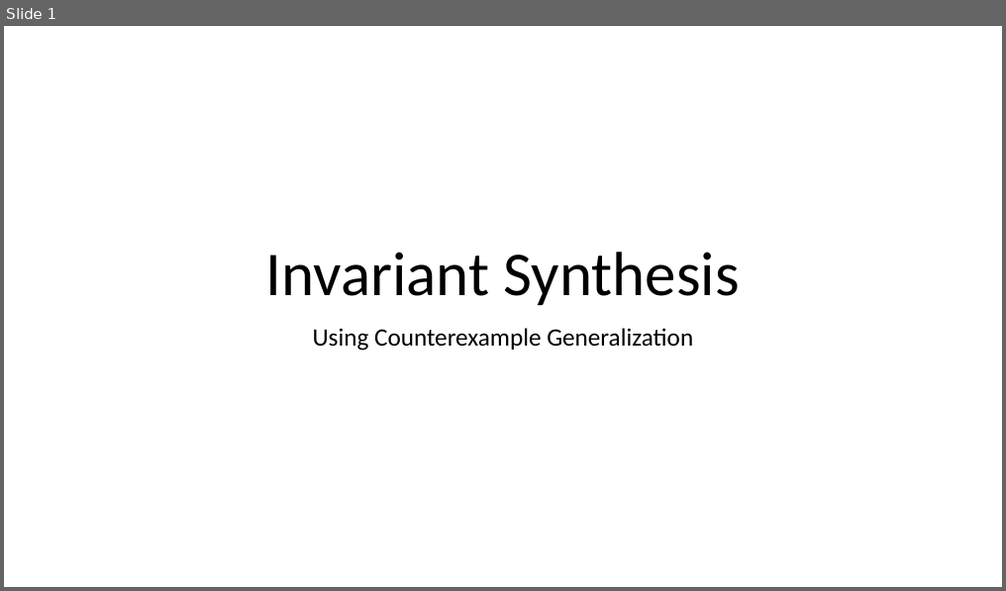
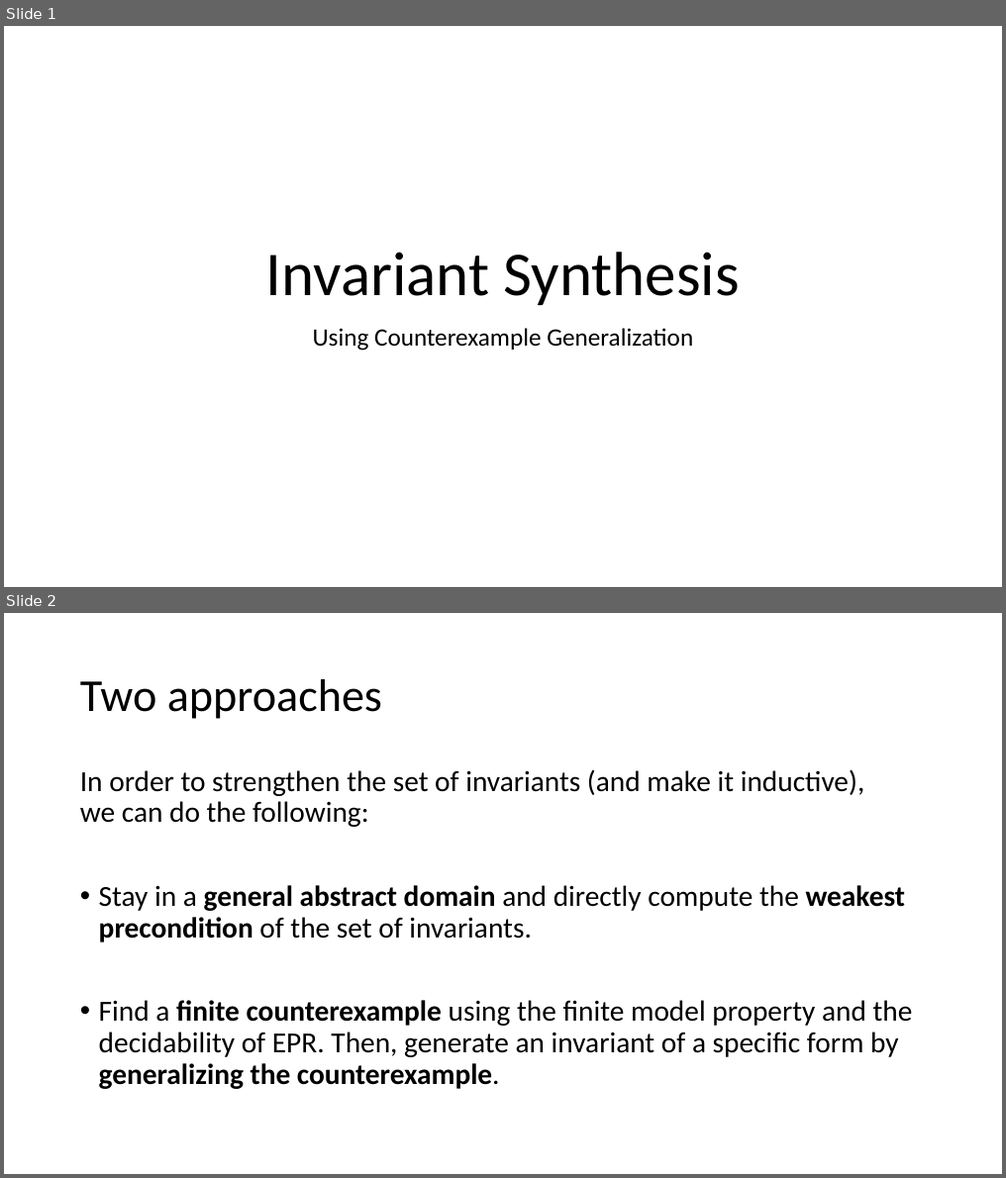
Before and after one commit to tjhance/ivy-research, a slide deck: invariant_synthesis/Invariant Synthesis.pptx. Shown one above the other, each under a label of ours: slide 1 before the commit, slides 1 and 2 after it. The pictures are 1006x591 and 1006x1178 pixels, drawn with LibreOffice and Linux fonts; fonts in the diff are those of the drawing. Boxes give left, top, right and bottom in pixels: in the first picture for what was removed or moved away, otherwise in the second. Text is boxed around its words. In the diff, an @@ line names an element or a change of style, - is before the commit and + after.

```diff
--- a/invariant_synthesis/Invariant Synthesis.pptx
+++ b/invariant_synthesis/Invariant Synthesis.pptx
@@ slide 2 added at [4,613,1002,1174], background #FFFFFF @@
@@ title added at [80,679,382,719], 44 pt, text #000000 @@
+Two approaches
@@ text added at [80,769,913,1089], 28 pt, text #000000 @@
+In order to strengthen the set of invariants (and make it inductive),
+we can do the following:
+• Stay in a general abstract domain and directly compute the weakest precondition of the set of invariants.
+• Find a finite counterexample using the finite model property and the decidability of EPR. Then, generate an invariant of a specific form by generalizing the counterexample.
```
Also in this commit, not shown: 1 slide changed, 2 other slides added, 2 slides removed.
